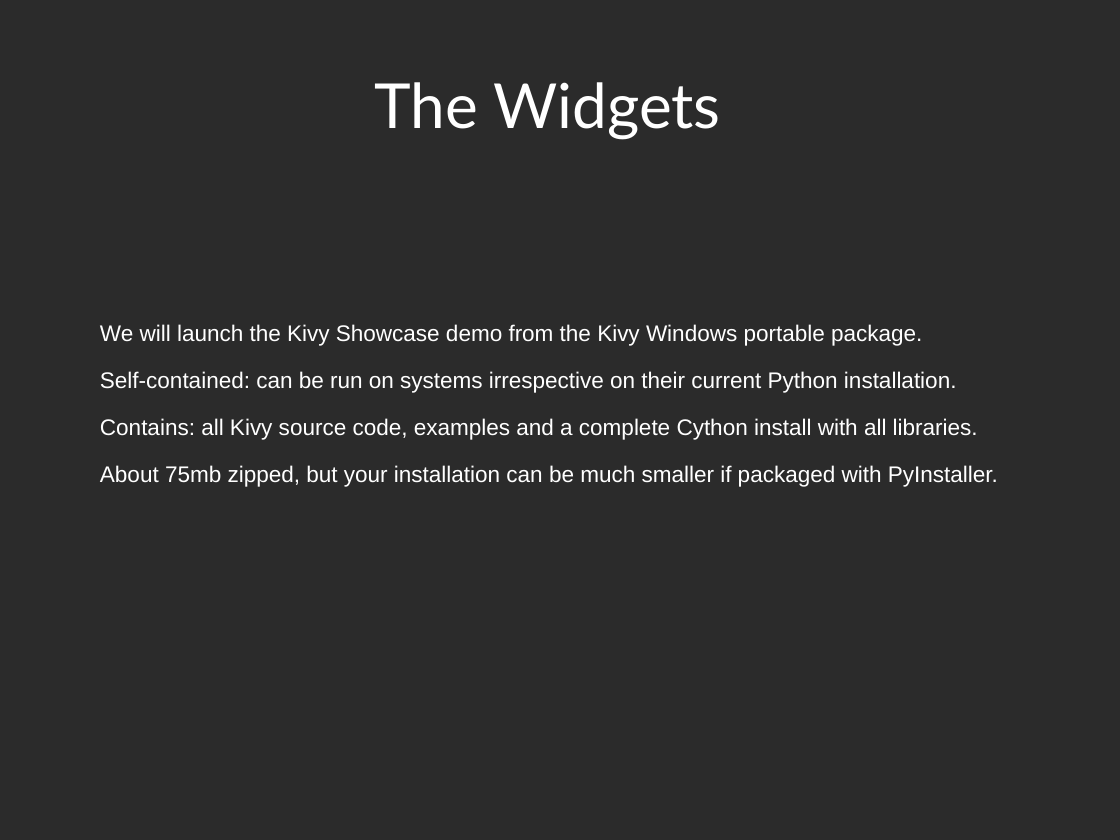
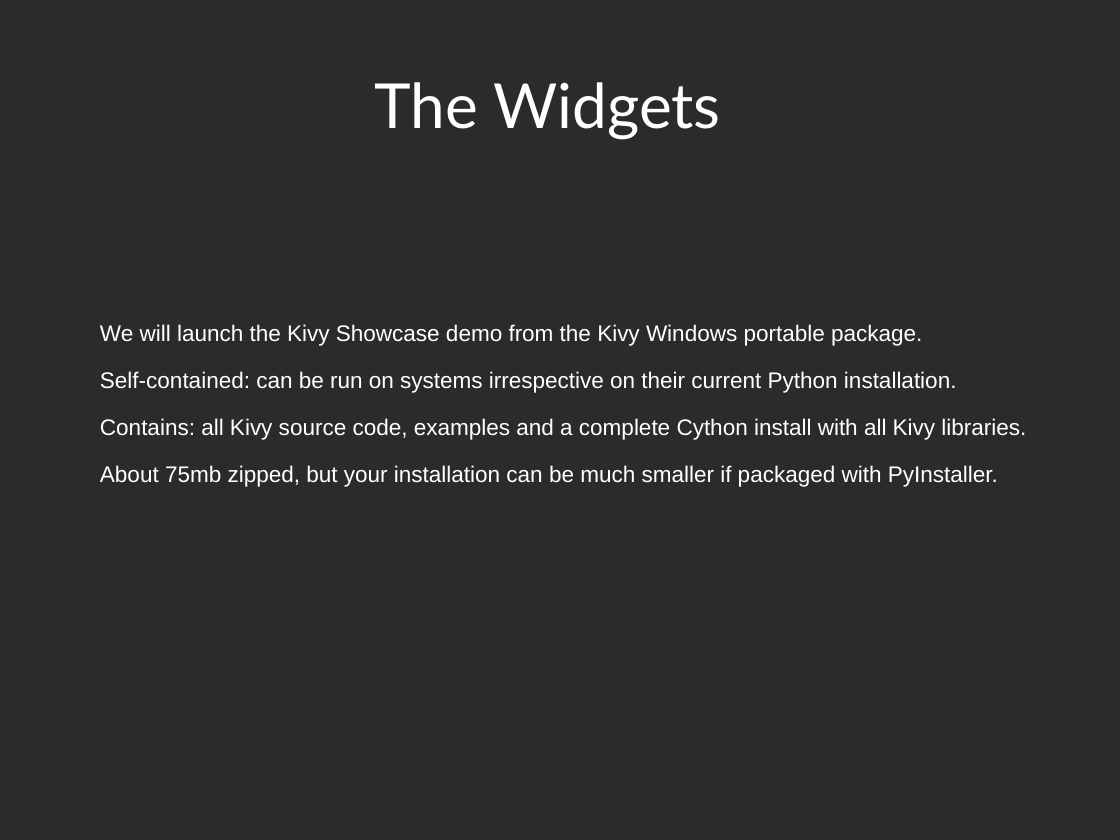
Before and after one commit to Zen-CODE/kivybits, a slide deck: slide 28 of PyCon/ZA 2013/PyCon.odp (slide 29 before the commit). Drawn at 1120x840 pixels with LibreOffice and Linux fonts; fonts in the diff are those of the drawing; background and template pictures are left out; a plain dark background stands for a picture behind light text. Boxes give left, top, right and bottom in pixels: in the first picture for what was removed or moved away, otherwise in the second. Text is boxed around its words. In the diff, an @@ line names an element or a change of style, - is before the commit and + after.

```diff
--- a/PyCon/ZA 2013/PyCon.odp
+++ b/PyCon/ZA 2013/PyCon.odp
@@ text at (x1=100, y1=418, x2=1026, y2=440): text changed @@
-Contains: all Kivy source code, examples and a complete Cython install with all libraries.
+Contains: all Kivy source code, examples and a complete Cython install with all Kivy libraries.
```
Also in this commit, not shown: 17 other slides changed, 1 slide removed, 1 other file.
